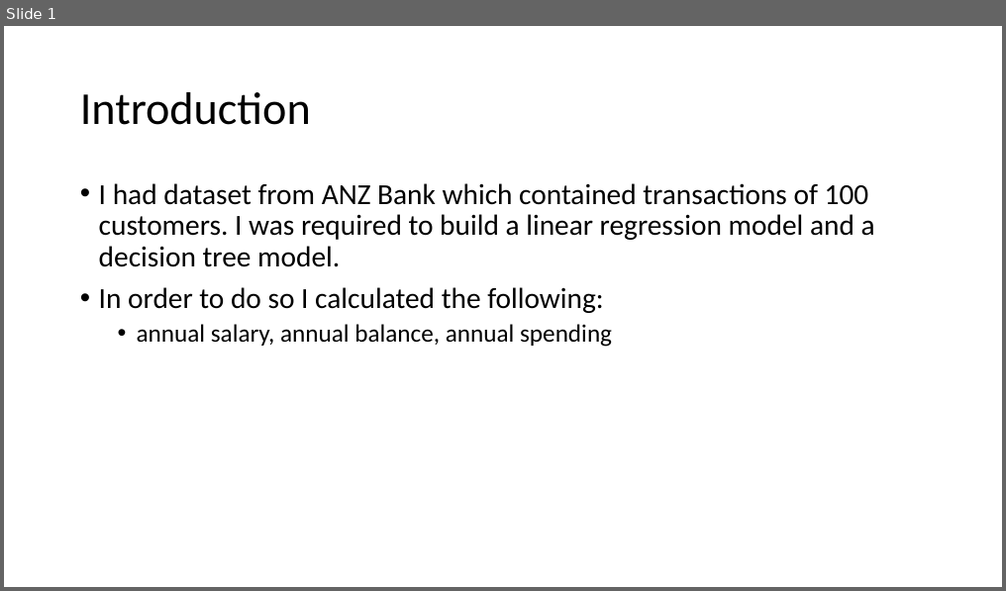
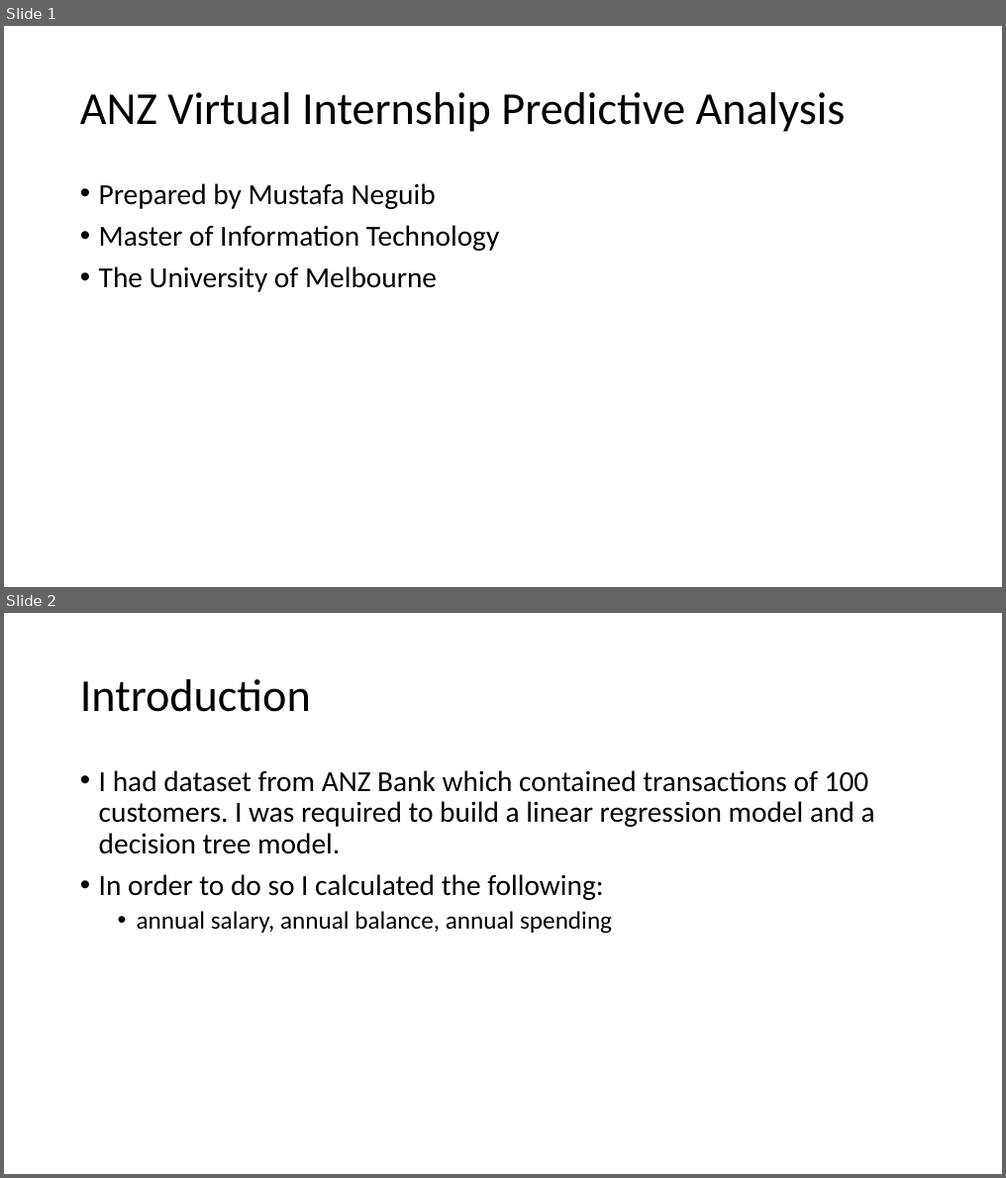
Before and after one commit to mustafaneguib/anz-virtual-internship-data-analysis, a slide deck: task2/task2.pptx. Shown one above the other, each under a label of ours: slide 1 before the commit, slides 1 and 2 after it. The pictures are 1006x591 and 1006x1178 pixels, drawn with LibreOffice and Linux fonts; fonts in the diff are those of the drawing. Boxes give left, top, right and bottom in pixels: in the first picture for what was removed or moved away, otherwise in the second. Text is boxed around its words. In the diff, an @@ line names an element or a change of style, - is before the commit and + after.

```diff
--- a/task2/task2.pptx
+++ b/task2/task2.pptx
@@ slide 1 added at (4, 26, 1002, 587), background #FFFFFF @@
@@ title added at (80, 92, 846, 132), 44 pt, text #000000 @@
+ANZ Virtual Internship Predictive Analysis
@@ text added at (99, 183, 499, 292), 28 pt, text #000000 @@
+• Prepared by Mustafa Neguib
+• Master of Information Technology
+• The University of Melbourne
@@ what was slide 1 is now slide 2 @@
```
Also in this commit, not shown: 2 other files.
